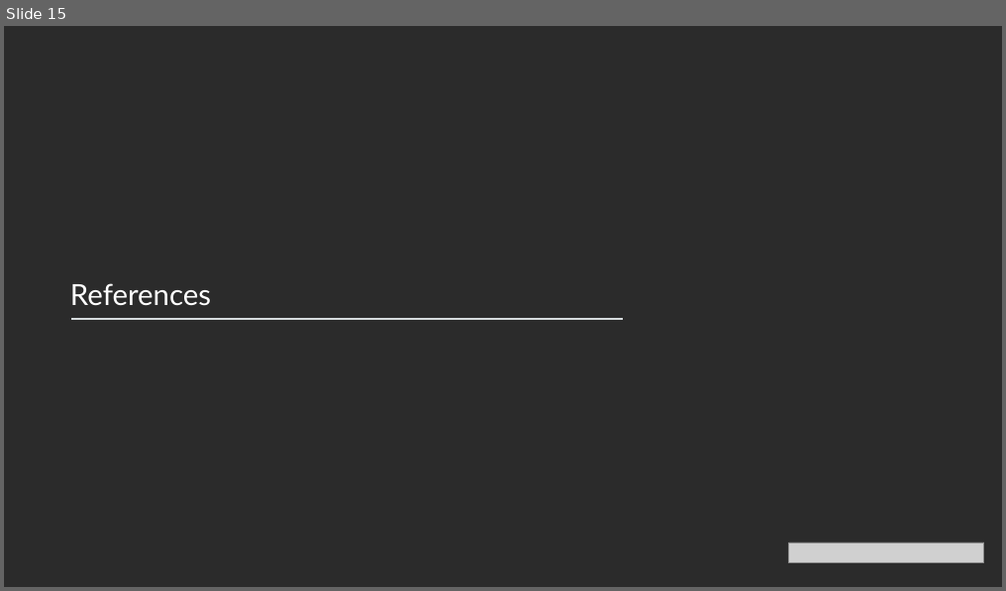
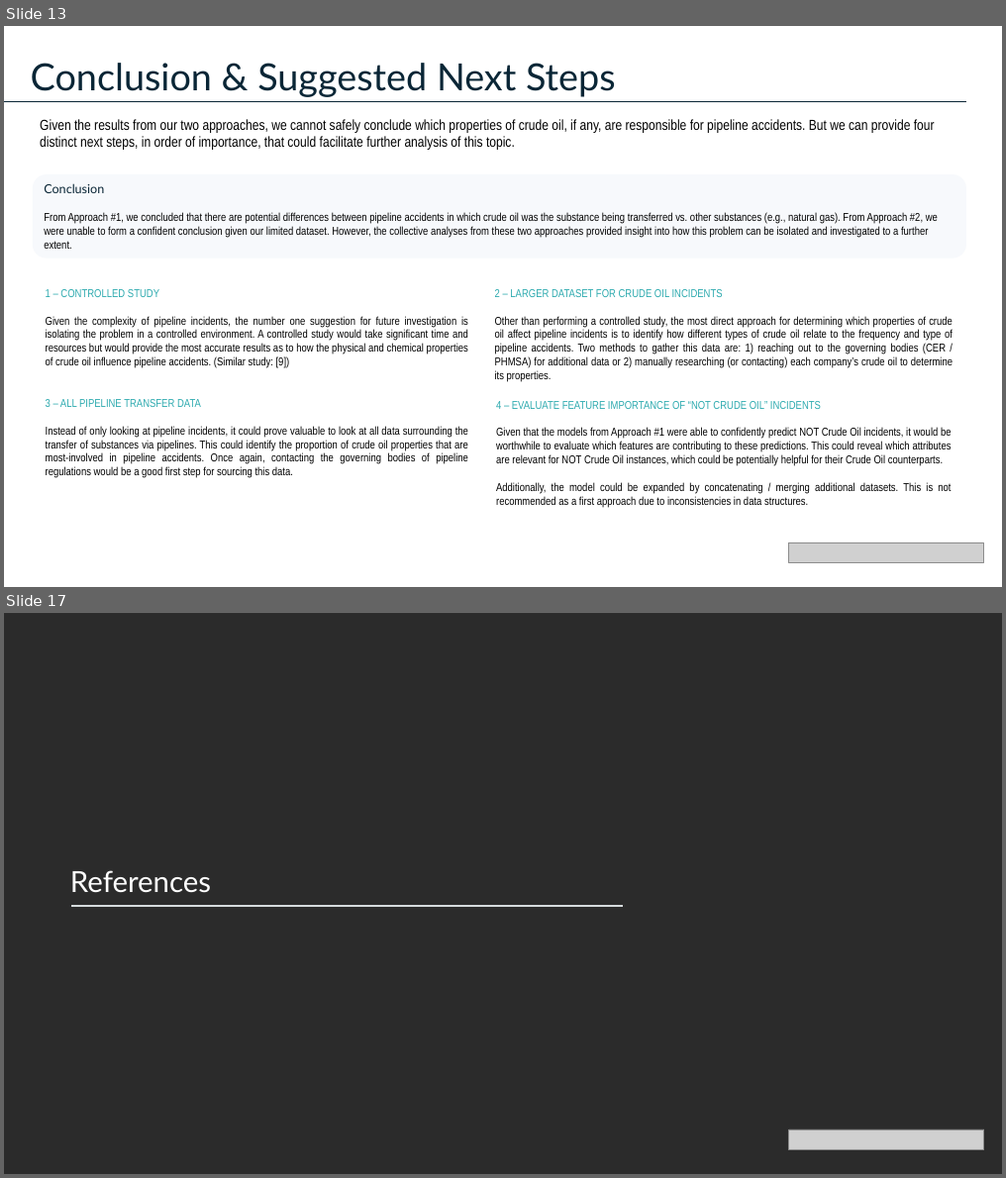
Before and after one commit to cameronmackinnon/crude_oil_accidents, a slide deck: presentations/Pipeline Accidents Presentation v0.pptx. Shown one above the other, each under a label of ours: slide 15 before the commit, slides 13 and 17 after it; the slides between them are not shown. The pictures are 1006x591 and 1006x1178 pixels, drawn with LibreOffice and Linux fonts; fonts in the diff are those of the drawing; grey boxes stand for pictures; background and template pictures are left out; a plain dark background stands for a picture behind light text. Boxes give left, top, right and bottom in pixels: in the first picture for what was removed or moved away, otherwise in the second. Text is boxed around its words. In the diff, an @@ line names an element or a change of style, - is before the commit and + after.

```diff
--- a/presentations/Pipeline Accidents Presentation v0.pptx
+++ b/presentations/Pipeline Accidents Presentation v0.pptx
@@ slide 13 added at (4, 26, 1002, 587), background #FFFFFF @@
@@ text added at (31, 63, 616, 97), 36 pt, text #0A2636 @@
+Conclusion & Suggested Next Steps
@@ line added from (4, 101) to (966, 101), #0A2636 1 pt @@
@@ text added at (40, 119, 935, 150), 14 pt, text #000000 @@
+Given the results from our two approaches, we cannot safely conclude which properties of crude oil, if any, are responsible for pipeline accidents. But we can provide four distinct next steps, in order of importance, that could facilitate further analysis of this topic.
@@ rounded rectangle added at (33, 174, 966, 258), fill #F7F9FC, 11 pt, text #000000 @@
+Conclusion
+From Approach #1, we concluded that there are potential differences between pipeline accidents in which crude oil was the substance being transferred vs. other substances (e.g., natural gas). From Approach #2, we were unable to form a confident conclusion given our limited dataset. However, the collective analyses from these two approaches provided insight into how this problem can be isolated and investigated to a further extent.
@@ text added at (46, 289, 468, 369), 11 pt, text #000000 @@
+1 – CONTROLLED STUDY
+Given the complexity of pipeline incidents, the number one suggestion for future investigation is isolating the problem in a controlled environment. A controlled study would take significant time and resources but would provide the most accurate results as to how the physical and chemical properties of crude oil influence pipeline accidents. (Similar study: [9])
@@ text added at (495, 289, 952, 382), 11 pt, text #000000 @@
+2 – LARGER DATASET FOR CRUDE OIL INCIDENTS
+Other than performing a controlled study, the most direct approach for determining which properties of crude oil affect pipeline incidents is to identify how different types of crude oil relate to the frequency and type of pipeline accidents. Two methods to gather this data are: 1) reaching out to the governing bodies (CER / PHMSA) for additional data or 2) manually researching (or contacting) each company’s crude oil to determine its properties.
@@ text added at (46, 399, 468, 478), 11 pt, text #000000 @@
+3 – ALL PIPELINE TRANSFER DATA
+Instead of only looking at pipeline incidents, it could prove valuable to look at all data surrounding the transfer of substances via pipelines. This could identify the proportion of crude oil properties that are most-involved in pipeline accidents. Once again, contacting the governing bodies of pipeline regulations would be a good first step for sourcing this data.
@@ text added at (496, 401, 951, 507), 11 pt, text #000000 @@
+4 – EVALUATE FEATURE IMPORTANCE OF “NOT CRUDE OIL” INCIDENTS
+Given that the models from Approach #1 were able to confidently predict NOT Crude Oil incidents, it would be worthwhile to evaluate which features are contributing to these predictions. This could reveal which attributes are relevant for NOT Crude Oil instances, which could be potentially helpful for their Crude Oil counterparts.
+Additionally, the model could be expanded by concatenating / merging additional datasets. This is not recommended as a first approach due to inconsistencies in data structures.
@@ picture added at (789, 543, 985, 563) @@
@@ what was slide 15 is now slide 17 @@
```
Also in this commit, not shown: 8 slides changed, 4 other slides added, 3 slides removed, 7 other files.
